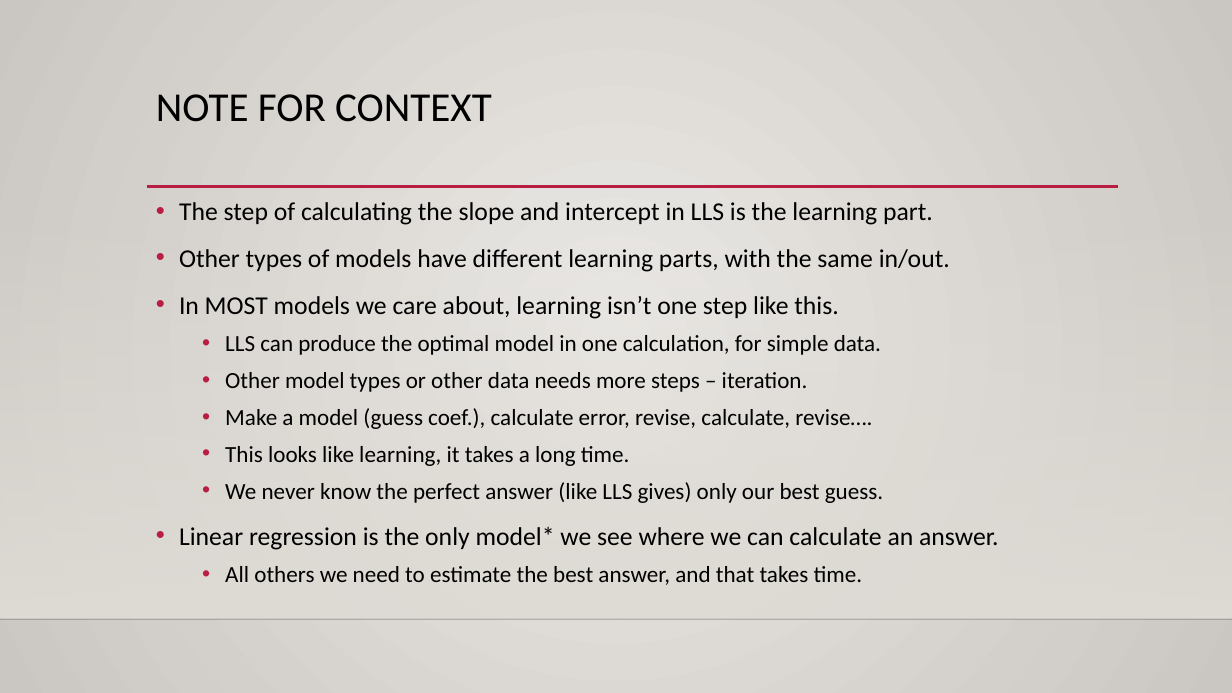
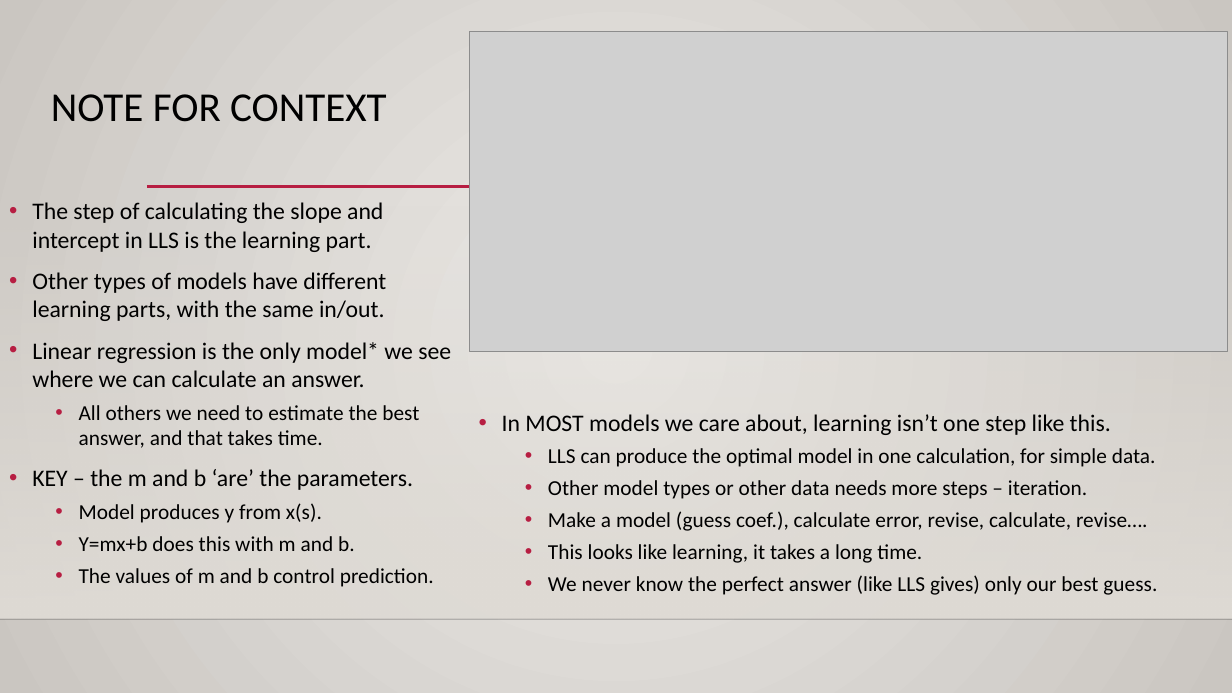
Before and after one commit to AkeemSemperDataScience/Basic_Stats_in_Python_Student_Repository, a slide deck: slide 14 of reference_material/slides/020_Linear_Least_Squares.pptx (slide 13 before the commit). Drawn at 1232x693 pixels with LibreOffice and Linux fonts; fonts in the diff are those of the drawing; grey boxes stand for pictures; background and template pictures are left out. Boxes give left, top, right and bottom in pixels: in the first picture for what was removed or moved away, otherwise in the second. Text is boxed around its words. In the diff, an @@ line names an element or a change of style, - is before the commit and + after.

```diff
--- a/reference_material/slides/020_Linear_Least_Squares.pptx
+++ b/reference_material/slides/020_Linear_Least_Squares.pptx
@@ picture added at (470,31,1228,351) @@
@@ title "NOTE FOR CONTEXT": place and size @@
-title "NOTE FOR CONTEXT" at (156,94,492,122)
+title "NOTE FOR CONTEXT" at (51,94,387,122)
@@ text "The step of calculating the ...": place and size @@
-text "The step of calculating the ..." at (179,202,999,585)
+text "The step of calculating the ..." at (32,202,451,587)
@@ text at (32,202,451,448): size 20 to 18.5 pt in "The step of calculating the slope and ...", "Other types of models have different learning ...", "Linear regression is the only model* we ..."; size 18 to 16.6 pt in "All others we need to estimate the ..."; line spacing 1.1 to 1 @@
@@ text at (179,296,883,503): paragraphs removed @@
-• In MOST models we care about, learning isn’t one step like this.
-  • LLS can produce the optimal model in one calculation, for simple data.
-  • Other model types or other data needs more steps – iteration.
-  • Make a model (guess coef.), calculate error, revise, calculate, revise….
-  • This looks like learning, it takes a long time.
-  • We never know the perfect answer (like LLS gives) only our best guess.
@@ text added at (502,414,1157,595), 16.6 pt, text #000000 @@
+• In MOST models we care about, learning isn’t one step like this.
+  • LLS can produce the optimal model in one calculation, for simple data.
+  • Other model types or other data needs more steps – iteration.
+  • Make a model (guess coef.), calculate error, revise, calculate, revise….
+  • This looks like learning, it takes a long time.
+  • We never know the perfect answer (like LLS gives) only our best guess.
@@ text at (32,469,434,587): paragraphs added @@
+• KEY – the m and b ‘are’ the parameters.
+  • Model produces y from x(s).
+  • Y=mx+b does this with m and b.
+  • The values of m and b control prediction.
```
Also in this commit, not shown: 4 other slides changed, 2 slides added, 6 other files.
